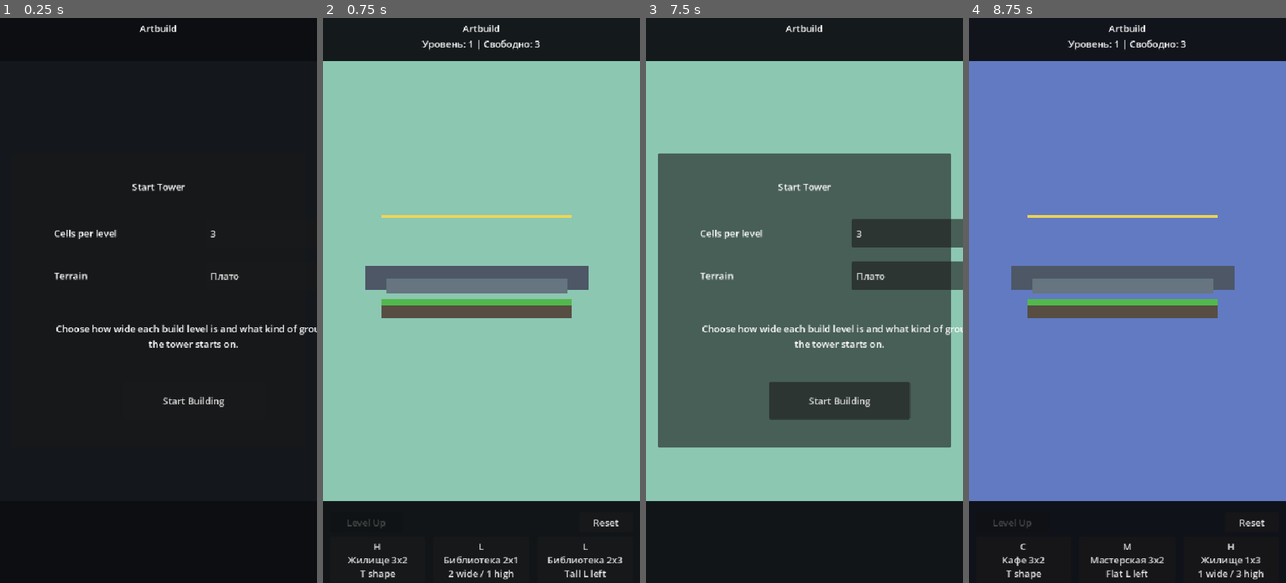
Above: before the commit, frames 1-4 (left to right).
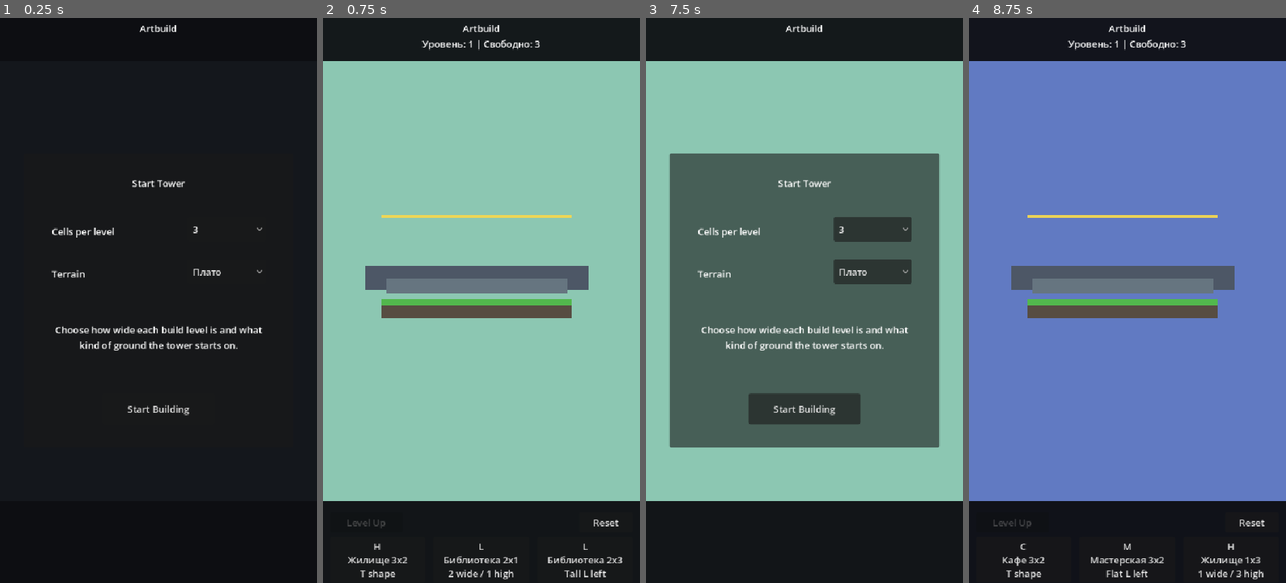
Above: after the commit, the same moments.

Repository: JUSTConnect/artbuild
Game: Godot game, scene res://scenes/main.tscn
Same seed, same stepped clock (60 frames per second), same inputs: the game is played once before the commit and once after it.
Inputs:
- Up to frame 1 (0.25 s): no input
- Up to frame 2 (0.75 s): click "Start Building" at 0.5 s
- Up to frame 3 (7.5 s): click "H Жилище 3x2 T shape" at 1.25 s; click "L1 slot" at 2 s; click "Level Up" at 2.75 s; click "L2 slot" at 3.5 s; click "L2 slot" at 4.25 s; click "Shop Лавка 1x3 1 wide / 3 high" at 5 s; click "M Мастерская 3x2 U shape" at 5.75 s; click "S Школа 3x2 U shape" at 6.5 s; click "Reset" at 7.25 s
- Up to frame 4 (8.75 s): click "Start Building" at 8 s

The runs differ from the first frame. In frame 1, 2.1% of the frame differs, in the area x 16-100%, y 28-71%; in frame 2, nothing differs; in frame 3, 10%, in the area x 3-100%, y 24-76%; in frame 4, nothing differs.

Commit message:
Register menu layout fitter

Diff:
--- a/project.godot
+++ b/project.godot
@@ -20,6 +20,7 @@
 CameraInput="*res://scripts/camera_input.gd"
 SupportRules="*res://scripts/support_rules.gd"
 ViewportFit="*res://scripts/viewport_fit.gd"
+MenuFit="*res://scripts/menu_fit.gd"
 
 [display]
 
